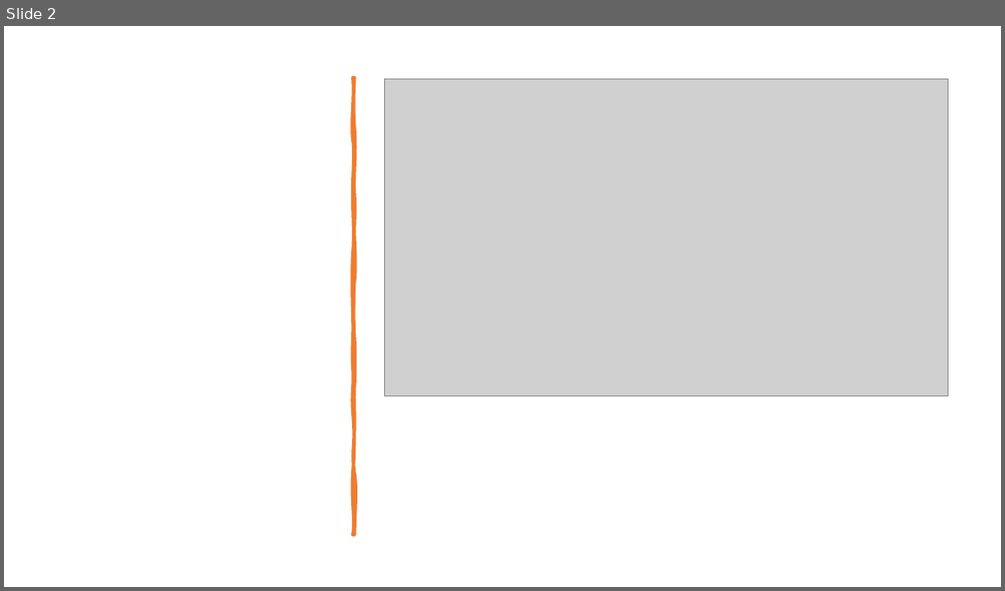
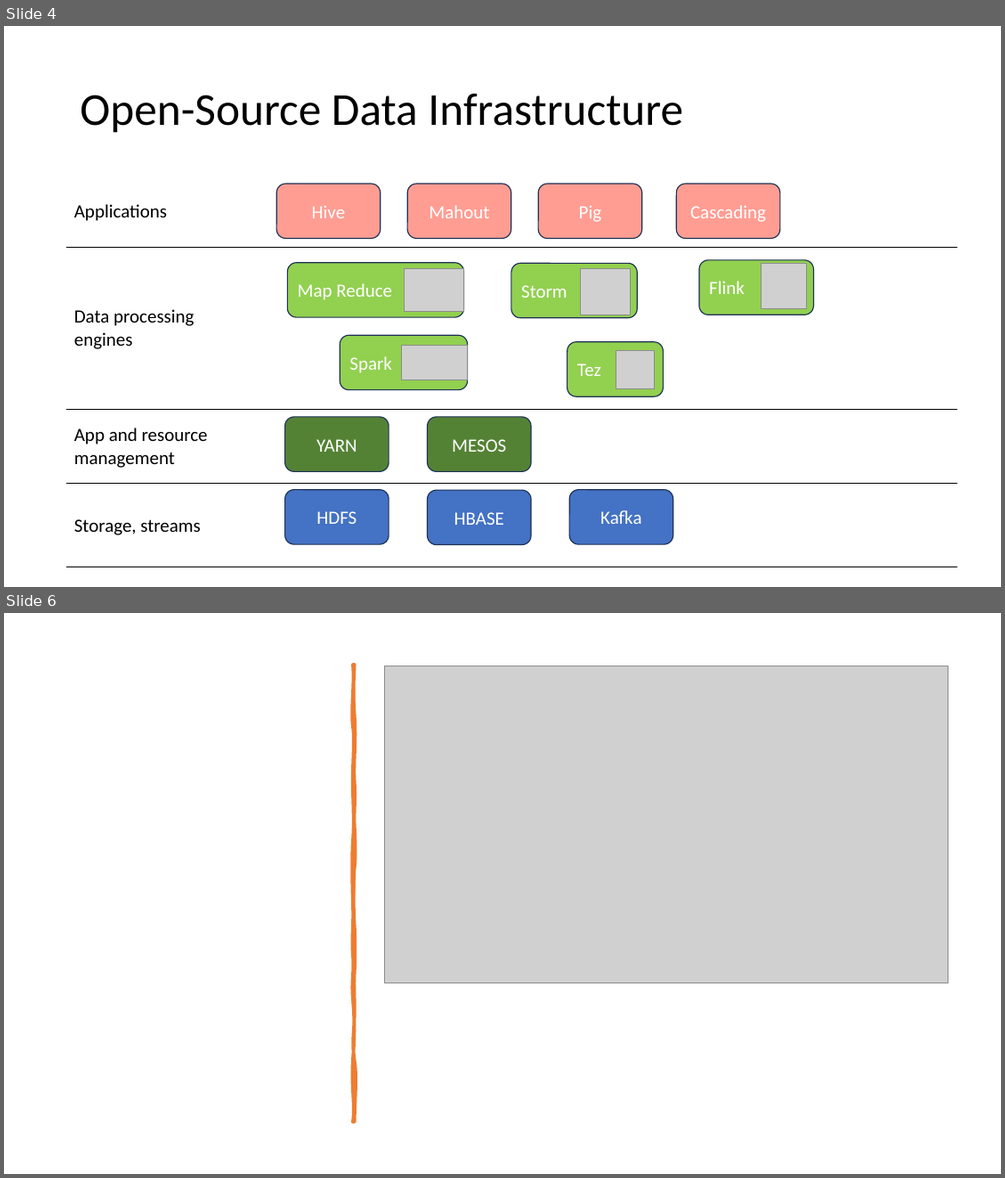
Before and after one commit to aprabhat/flink_demo, a slide deck: PPT/Apache_Flink.pptx. Shown one above the other, each under a label of ours: slide 2 before the commit, slides 4 and 6 after it; the slides between them are not shown. The pictures are 1005x591 and 1005x1178 pixels, drawn with LibreOffice and Linux fonts; fonts in the diff are those of the drawing; grey boxes stand for pictures. Boxes give left, top, right and bottom in pixels: in the first picture for what was removed or moved away, otherwise in the second. Text is boxed around its words. In the diff, an @@ line names an element or a change of style, - is before the commit and + after.

Commit message:
udpated ppt for data processing

```diff
--- a/PPT/Apache_Flink.pptx
+++ b/PPT/Apache_Flink.pptx
@@ slide 4 added at (x1=4, y1=26, x2=1001, y2=587), background #FFFFFF @@
@@ title added at (x1=80, y1=93, x2=683, y2=133), 44 pt, text #000000 @@
+Open-Source Data Infrastructure
@@ table added at (x1=67, y1=176, x2=957, y2=567), 4 rows, 2 columns @@
+Applications | 
+Data processing / engines | 
+App and resource / management | 
+Storage, streams | 
@@ rounded rectangle added at (x1=277, y1=184, x2=380, y2=239), fill #FF9D93, outline #1E3256 1 pt, 18 pt, text #FFFFFF @@
+Hive
@@ rounded rectangle added at (x1=408, y1=184, x2=512, y2=239), fill #FF9D93, outline #1E3256 1 pt, 18 pt, text #FFFFFF @@
+Mahout
@@ rounded rectangle added at (x1=539, y1=184, x2=643, y2=239), fill #FF9D93, outline #1E3256 1 pt, 18 pt, text #FFFFFF @@
+Pig
@@ rounded rectangle added at (x1=676, y1=184, x2=780, y2=239), fill #FF9D93, outline #1E3256 1 pt, 18 pt, text #FFFFFF @@
+Cascading
@@ rounded rectangle added at (x1=287, y1=263, x2=464, y2=317), fill #92D050, outline #1E3256 1 pt, 18 pt, text #FFFFFF @@
+Map Reduce
@@ rounded rectangle added at (x1=511, y1=263, x2=637, y2=318), fill #92D050, outline #1E3256 1 pt, 18 pt, text #FFFFFF @@
+Storm
@@ rounded rectangle added at (x1=699, y1=260, x2=814, y2=314), fill #92D050, outline #1E3256 1 pt, 18 pt, text #FFFFFF @@
+Flink
@@ picture added at (x1=761, y1=264, x2=807, y2=309) @@
@@ picture added at (x1=404, y1=268, x2=464, y2=312) @@
@@ picture added at (x1=581, y1=268, x2=631, y2=314) @@
@@ rounded rectangle added at (x1=340, y1=335, x2=468, y2=389), fill #92D050, outline #1E3256 1 pt, 18 pt, text #FFFFFF @@
+Spark
@@ picture added at (x1=401, y1=346, x2=468, y2=379) @@
@@ rounded rectangle added at (x1=567, y1=342, x2=663, y2=396), fill #92D050, outline #1E3256 1 pt, 18 pt, text #FFFFFF @@
+Tez
@@ picture added at (x1=615, y1=351, x2=654, y2=389) @@
@@ rounded rectangle added at (x1=285, y1=417, x2=389, y2=472), fill #548235, outline #1E3256 1 pt, 18 pt, text #FFFFFF @@
+YARN
@@ rounded rectangle added at (x1=428, y1=417, x2=531, y2=472), fill #548235, outline #1E3256 1 pt, 18 pt, text #FFFFFF @@
+MESOS
@@ rounded rectangle added at (x1=285, y1=490, x2=389, y2=544), fill #4472C4, outline #1E3256 1 pt, 18 pt, text #FFFFFF @@
+HDFS
@@ rounded rectangle added at (x1=428, y1=490, x2=531, y2=544), fill #4472C4, outline #1E3256 1 pt, 18 pt, text #FFFFFF @@
+HBASE
@@ rounded rectangle added at (x1=569, y1=490, x2=673, y2=544), fill #4472C4, outline #1E3256 1 pt, 18 pt, text #FFFFFF @@
+Kafka
@@ what was slide 2 is now slide 6 @@
```
Also in this commit, not shown: 1 slide changed, 3 other slides added.
